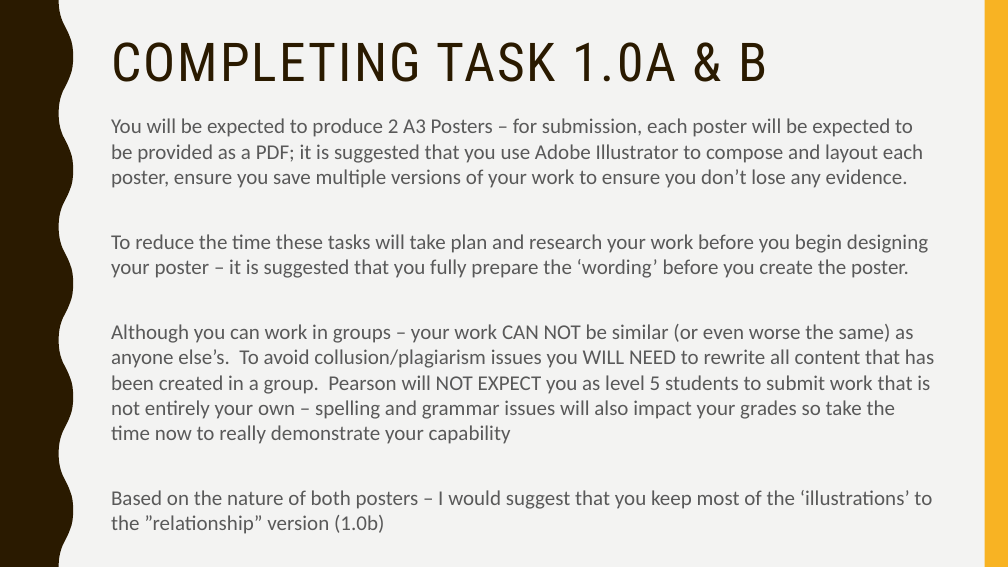
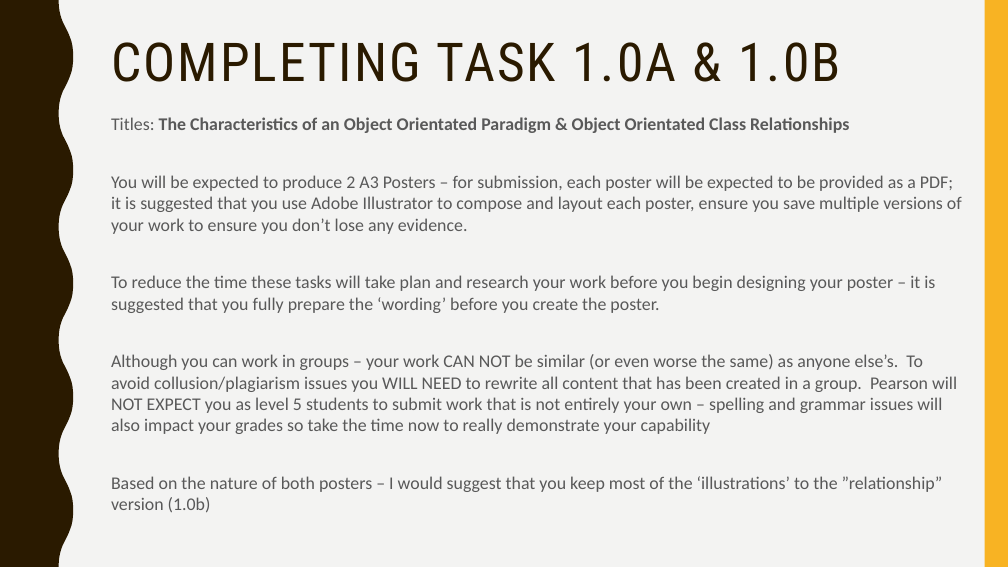
Before and after one commit to RebootGames/Object-Orientated-Programming-Paradigm, a slide deck: slide 5 of OOP Paradigm.pptx. Drawn at 1008x567 pixels with LibreOffice and Linux fonts; fonts in the diff are those of the drawing. Boxes give left, top, right and bottom in pixels: in the first picture for what was removed or moved away, otherwise in the second. Text is boxed around its words. In the diff, an @@ line names an element or a change of style, - is before the commit and + after.

```diff
--- a/OOP Paradigm.pptx
+++ b/OOP Paradigm.pptx
@@ title at box(111, 42, 840, 82): text changed @@
-COMPLETING TASK 1.0A & B
+COMPLETING TASK 1.0A & 1.0B
@@ text at box(111, 117, 849, 133): paragraph added @@
+Titles: The Characteristics of an Object Orientated Paradigm & Object Orientated Class Relationships
@@ text at box(111, 175, 962, 512): size 20 to 17 pt @@
```
Also in this commit, not shown: 3 other slides changed.
